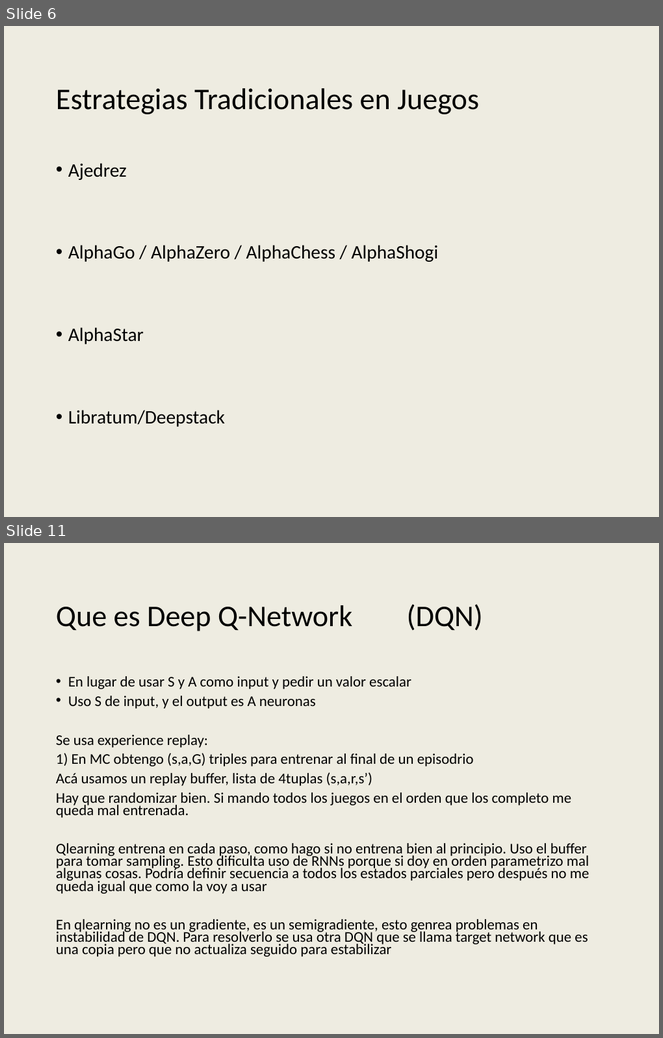
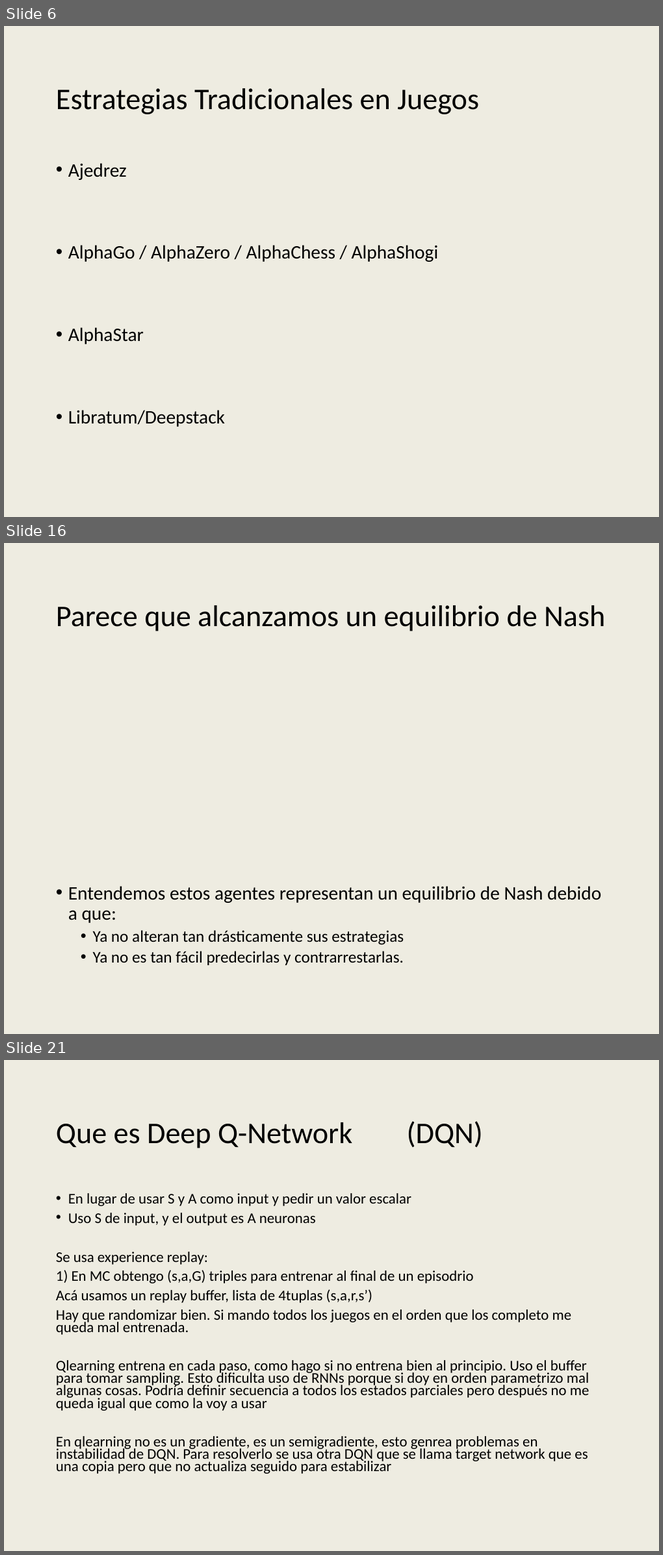
Before and after one commit to AbrojoROU/Truco_DQN, a slide deck: Proyecto IA Digital House v4.pptx. Shown one above the other, each under a label of ours: slides 6 and 11 before the commit, slides 6, 16 and 21 after it; the slides between them are not shown. The pictures are 663x1038 and 663x1555 pixels, drawn with LibreOffice and Linux fonts; fonts in the diff are those of the drawing; background and template pictures are left out. Boxes give left, top, right and bottom in pixels: in the first picture for what was removed or moved away, otherwise in the second. Text is boxed around its words. In the diff, an @@ line names an element or a change of style, - is before the commit and + after.

```diff
--- a/Proyecto IA Digital House v4.pptx
+++ b/Proyecto IA Digital House v4.pptx
@@ slide 16 added at [4,543,659,1034], background #EEECE1 @@
@@ title added at [56,605,605,631], 33 pt, text #000000 @@
+Parece que alcanzamos un equilibrio de Nash
@@ text added at [68,886,601,965], 18 pt, text #000000 @@
+• Entendemos estos agentes representan un equilibrio de Nash debido a que:
+  • Ya no alteran tan drásticamente sus estrategias
+  • Ya no es tan fácil predecirlas y contrarrestarlas.
@@ what was slide 11 is now slide 21 @@
```
Also in this commit, not shown: 7 slides changed, 8 other slides added, 3 slides removed.
